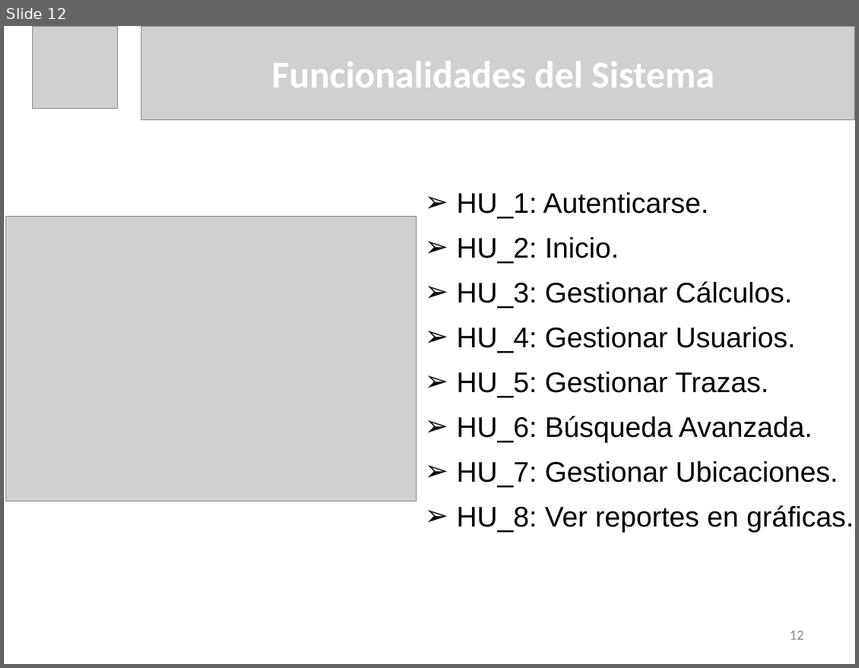
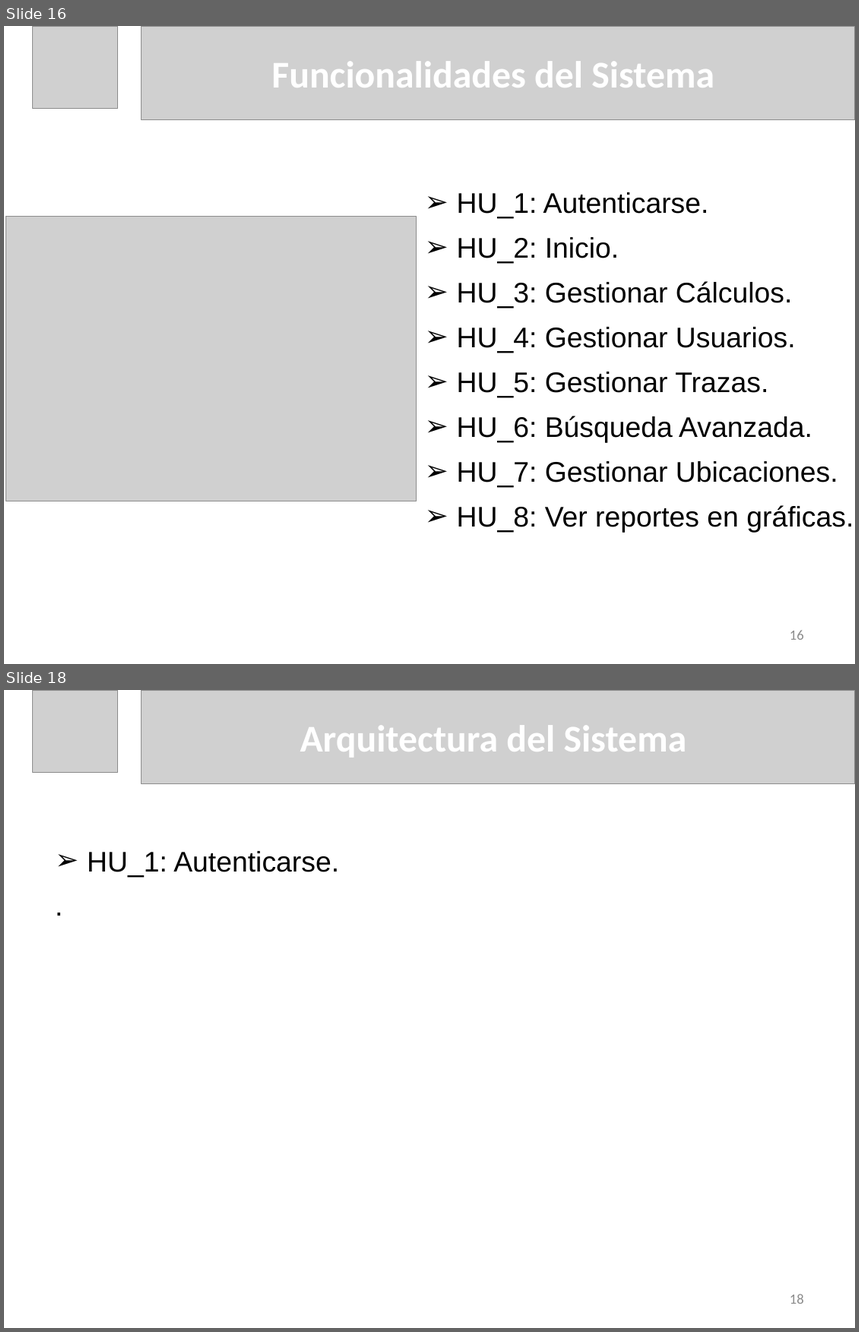
Before and after one commit to dariel-cabrera/MoreCoasts, a slide deck: DOC/Presentacion de Tesis Dariel Cabrera Lopez.pptx. Shown one above the other, each under a label of ours: slide 12 before the commit, slides 16 and 18 after it; the slides between them are not shown. The pictures are 859x668 and 859x1332 pixels, drawn with LibreOffice and Linux fonts; fonts in the diff are those of the drawing; grey boxes stand for pictures. Boxes give left, top, right and bottom in pixels: in the first picture for what was removed or moved away, otherwise in the second. Text is boxed around its words. In the diff, an @@ line names an element or a change of style, - is before the commit and + after.

```diff
--- a/DOC/Presentacion de Tesis Dariel Cabrera Lopez.pptx
+++ b/DOC/Presentacion de Tesis Dariel Cabrera Lopez.pptx
@@ slide 18 added at <box>4,690,855,1328</box>, background #FFFFFF @@
@@ picture added at <box>32,690,118,773</box> @@
@@ picture added at <box>141,690,855,784</box> @@
@@ title added at <box>300,725,687,757</box>, 32 pt, text #FFFFFF, bold @@
+Arquitectura del Sistema
@@ text added at <box>87,851,339,877</box>, 24 pt, text #000000 @@
+➢ HU_1: Autenticarse.
+.
@@ page number added at <box>790,1294,804,1304</box>, 12 pt, text #8C8C8C @@
+18
@@ what was slide 12 is now slide 16 @@
@@ page number at <box>790,630,804,640</box>: text changed @@
-12
+16
```
Also in this commit, not shown: 4 slides changed, 9 other slides added, 4 other files.
